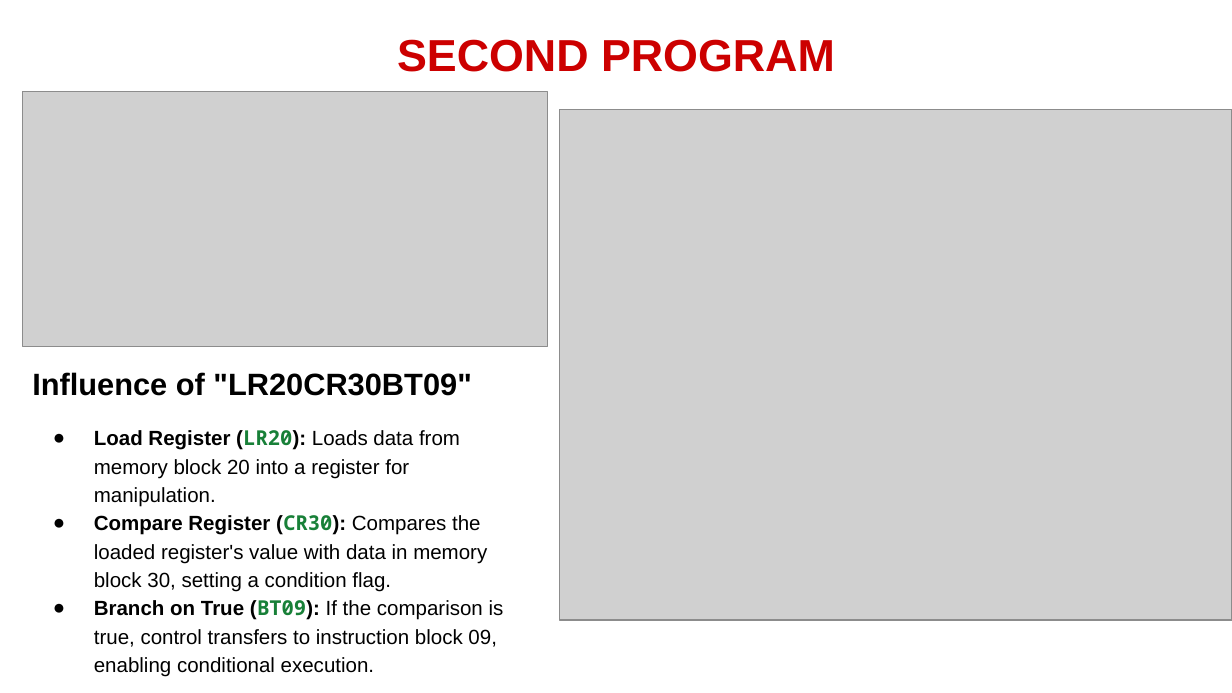
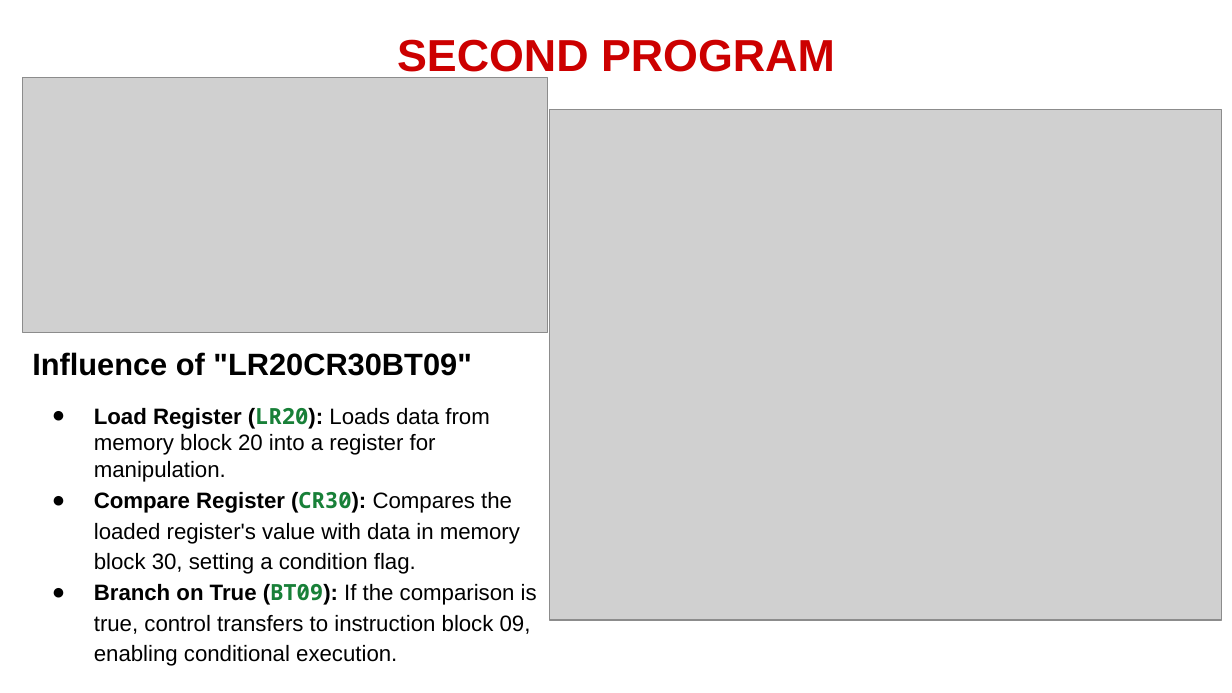
Before and after one commit to ThatWittyGuy/SY_OS, a slide deck: slide 7 of CP/OS_CP_PPT.pptx. Drawn at 1232x693 pixels with LibreOffice and Linux fonts; fonts in the diff are those of the drawing; grey boxes stand for pictures. Boxes give left, top, right and bottom in pixels: in the first picture for what was removed or moved away, otherwise in the second. Text is boxed around its words. In the diff, an @@ line names an element or a change of style, - is before the commit and + after.

```diff
--- a/CP/OS_CP_PPT.pptx
+++ b/CP/OS_CP_PPT.pptx
@@ picture: place and size @@
-picture at [22,91,547,346]
+picture at [22,78,547,333]
@@ picture: place and size @@
-picture at [559,110,1232,620]
+picture at [549,110,1222,620]
@@ text "Influence of "LR20CR30BT09"": place and size @@
-text "Influence of "LR20CR30BT09"" at [32,372,504,677]
+text "Influence of "LR20CR30BT09"" at [32,352,537,666]
@@ text "Influence of "LR20CR30BT09"" at [32,352,537,666]: size 12 to 13 pt; line spacing 1.15 to 1; indent changed @@
```
Also in this commit, not shown: 4 other slides changed, 10 other files.
